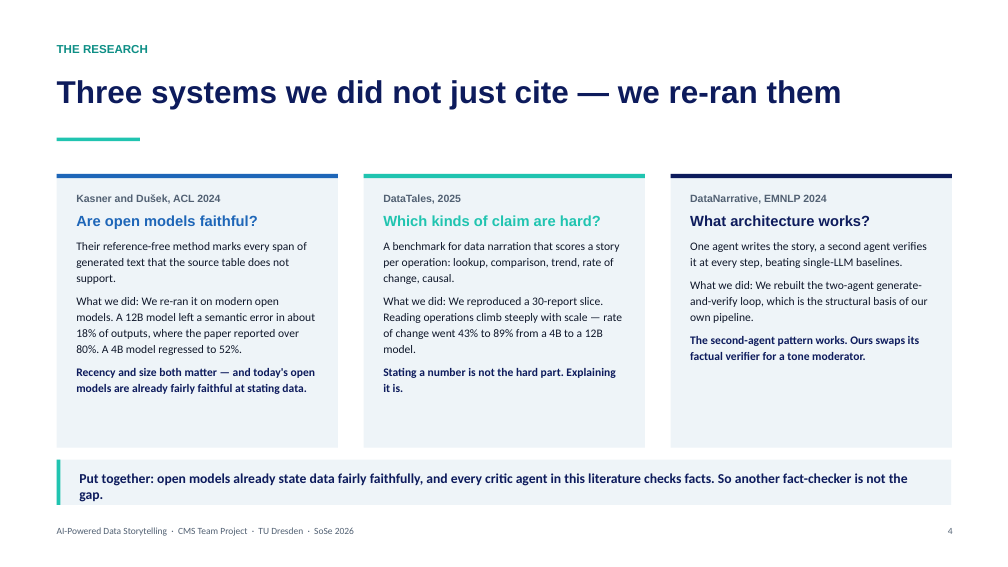
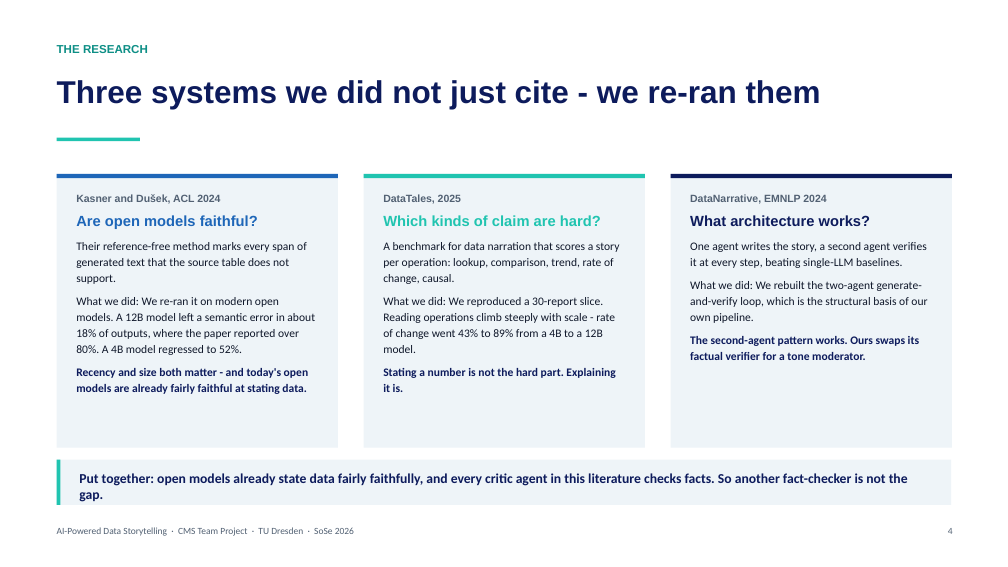
Before and after one commit to memoelsamadony/ai-powered-data-storytelling, a slide deck: slide 4 of presentation/AI-Storytelling-Final-Talk.pptx. Drawn at 1008x567 pixels with LibreOffice and Linux fonts; fonts in the diff are those of the drawing. Boxes give left, top, right and bottom in pixels: in the first picture for what was removed or moved away, otherwise in the second. Text is boxed around its words. In the diff, an @@ line names an element or a change of style, - is before the commit and + after.

```diff
--- a/presentation/AI-Storytelling-Final-Talk.pptx
+++ b/presentation/AI-Storytelling-Final-Talk.pptx
@@ text at (x1=57, y1=80, x2=821, y2=109): text changed @@
-Three systems we did not just cite — we re-ran them
+Three systems we did not just cite - we re-ran them
@@ text at (x1=383, y1=297, x2=615, y2=353): text changed @@
-What we did: We reproduced a 30-report slice. Reading operations climb steeply with scale — rate of change went 43% to 89% from a 4B to a 12B model.
+What we did: We reproduced a 30-report slice. Reading operations climb steeply with scale - rate of change went 43% to 89% from a 4B to a 12B model.
@@ text at (x1=76, y1=368, x2=308, y2=394): text changed @@
-Recency and size both matter — and today's open models are already fairly faithful at stating data.
+Recency and size both matter - and today's open models are already fairly faithful at stating data.
```
Also in this commit, not shown: 10 other slides changed, 24 other files.
